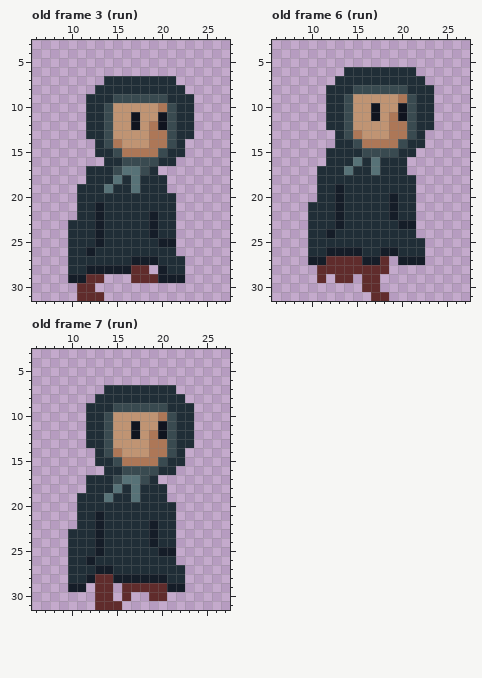
A pixel-art file gets an edit: marcuzjam 7 2022/Assets/Sprites/Player/player.aseprite. That is the earlier state.
32x32 pixels, 15 frames. Shown: old frame 3 (run): x 6..27, y 3..31; old frame 6 (run): x 6..27, y 3..31; old frame 7 (run): x 6..27, y 3..31. The commit also changed other frames, which this record leaves out.
The same view after the edit:
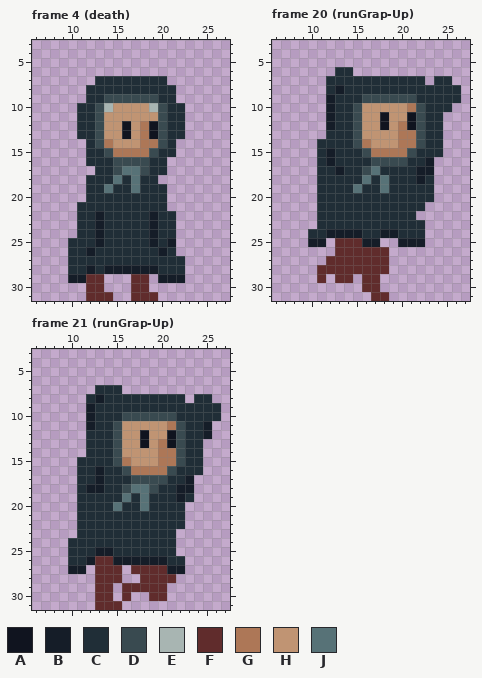
Palette (. is transparent): A #10141f  B #151d28  C #202e37  D #394a50  E #a8b5b2  F #602c2c  G #ad7757  H #c09473  J #577277
A new or re-ordered frame is compared with the old frame closest to it.
Diff:
frames 15 -> 29
Changed rows in their new state; - is an unchanged pixel.
Frame 4 (death) is new; against old frame 3 (run), layers "Layer 2", "Layer 3", "Layer 1":
first column x 10:
 7 ---C-------.--
 8 --C---------.-
 9 ----D-----C-..
10 -C-DE----EDC-.
11 -C-DH--H--DC-.
12 -C-DH-AHGADC-.
13 -C-DH-A-GADC-.
14 --CDGH--G-DC.-
15 --C-DG---DC-.-
16 --CC-D---C-.--
17 --.-------C---
18 ----------.---
19 -.------------
20 -.---------.--
21 ---C-------.--
23 .-------------
24 .-------------
25 ---------BC---
26 ----------B---
27 -------CCC----
28 ---C---BBBC---
29 ---------.----
30 -.-F---FF-----
31 -.--F--FFF----
Frame 20 (runGrap-Up) is new; against old frame 6 (run), layers "Layer 2", "Layer 3":
first column x 10:
 6 ---C-.......-----
 7 --C-----------CC-
 8 ---B-CCCCCC---CCC
 9 --B-CCDDDDD---CCC
10 --B-CD-H--HGD-CC-
11 --B-CD-HAHHAD-C--
12 --B-CD--AH-AD-C--
13 --C-CD---H-GDCC--
14 -CC----HHHGGDCC--
15 -CB----GGGGDCCC--
16 -CB--C-DDDDCCB---
17 ---BC-D----CBB---
18 ------J-J---BC---
19 ---C-J--J---CC---
20 ---C-----C--CC---
21 .--C-----C--C----
22 .--C-----C-------
23 .--C------CCC----
24 ---BBB--BB--C----
25 BB.FFFBB..BBB----
26 ...FFFFFF....----
27 ..----FF--...----
Frame 21 (runGrap-Up) is new; against old frame 7 (run), layers "Layer 2", "Layer 3":
first column x 10:
 7 ---C--......-----
 8 --CB----------CC-
 9 --B--CCCCCC---CCC
10 --B-CCDDDDD---CCC
11 --B-CD-H--HGD-CB-
12 ----CD-HAHHAD-CB-
13 ----CD--AH-AD-C--
14 --C-CD---H-GDCC--
15 -CC----HHHGGDCC--
16 -CCB---GGGGDCCC--
17 -C-B-CCD-DDCCB---
18 -CBB-CD-JD-CBB---
19 ----C-JCJ--CBC---
20 -----J--J---C----
21 ---C--------C----
22 ---C-----C--C----
23 .--C-----C-------
24 ---C-----C-------
25 ----B-----CC-----
26 ---FFBBBBBB-C----
27 BB.FFF.FFFFBB----
28 ...--F..FFFF.----
29 ..---------..----
Changed places in both pictures, as pixel boxes (x1, y1, x2, y2):
changed: (68, 76, 194, 301)
changed: (308, 67, 461, 265)
changed: (68, 385, 221, 592)
